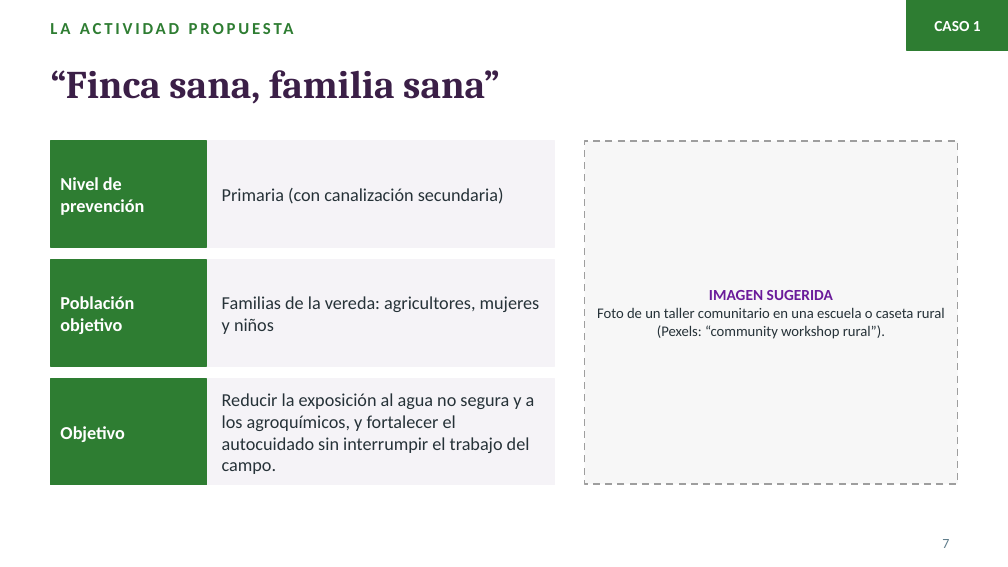
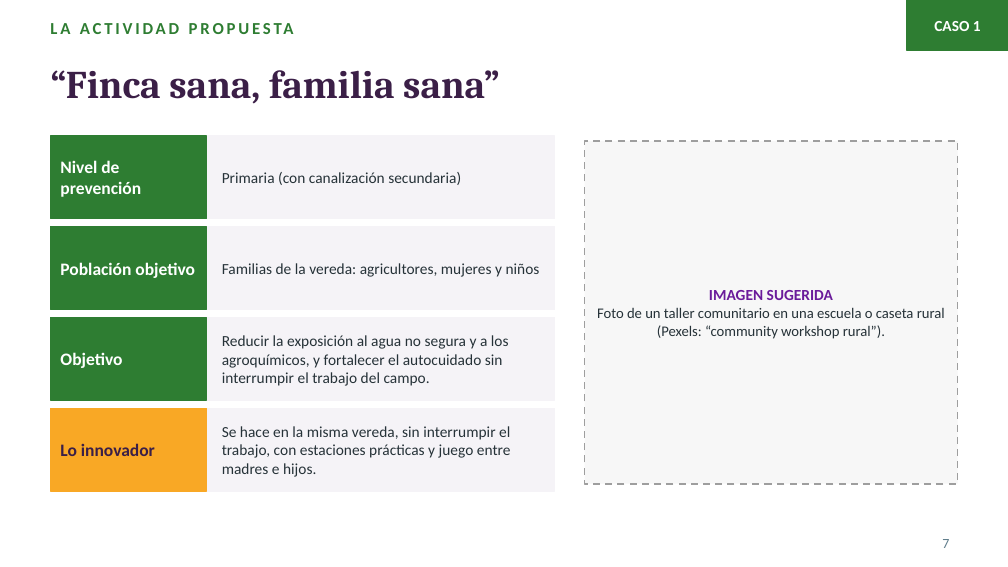
Before and after one commit to leyezminvari-tech/ESPECIALIZACI-N-, a slide deck: slide 7 of Actividades/Semana8_Presentacion_Canva.pptx. Drawn at 1008x567 pixels with LibreOffice and Linux fonts; fonts in the diff are those of the drawing. Boxes give left, top, right and bottom in pixels: in the first picture for what was removed or moved away, otherwise in the second. Text is boxed around its words. In the diff, an @@ line names an element or a change of style, - is before the commit and + after.

```diff
--- a/Actividades/Semana8_Presentacion_Canva.pptx
+++ b/Actividades/Semana8_Presentacion_Canva.pptx
@@ rectangle resized from (x1=50, y1=141, x2=554, y2=247) to (x1=50, y1=136, x2=554, y2=219) @@
@@ rectangle resized from (x1=50, y1=141, x2=207, y2=247) to (x1=50, y1=136, x2=207, y2=219) @@
@@ rectangle resized from (x1=50, y1=260, x2=554, y2=366) to (x1=50, y1=227, x2=554, y2=309) @@
@@ rectangle resized from (x1=50, y1=260, x2=207, y2=366) to (x1=50, y1=227, x2=207, y2=309) @@
@@ text "Población objetivo" moved from (x1=60, y1=296, x2=134, y2=334) to (x1=60, y1=262, x2=195, y2=278) @@
@@ text "Familias de la vereda: agricultores, ..." moved from (x1=222, y1=296, x2=540, y2=334) to (x1=222, y1=263, x2=540, y2=277) @@
@@ rectangle resized from (x1=50, y1=379, x2=554, y2=485) to (x1=50, y1=318, x2=554, y2=400) @@
@@ rectangle resized from (x1=50, y1=379, x2=207, y2=485) to (x1=50, y1=318, x2=207, y2=400) @@
@@ size 13 to 12.5 pt in 3 elements at (x1=60, y1=160, x2=141, y2=197), (x1=60, y1=262, x2=195, y2=278), (x1=60, y1=352, x2=122, y2=368) @@
@@ text "Objetivo" moved from (x1=60, y1=426, x2=125, y2=442) to (x1=60, y1=352, x2=122, y2=368) @@
@@ size 13 to 11 pt in 3 elements at (x1=222, y1=172, x2=461, y2=185), (x1=222, y1=263, x2=540, y2=277), (x1=222, y1=335, x2=509, y2=386) @@
@@ text "Reducir la exposición al agua ..." moved from (x1=222, y1=393, x2=535, y2=474) to (x1=222, y1=335, x2=509, y2=386) @@
@@ rectangle added at (x1=50, y1=408, x2=554, y2=491), fill #F5F3F7, outline #F5F3F7 1 pt @@
@@ rectangle added at (x1=50, y1=408, x2=207, y2=491), fill #F9A825, outline #F9A825 1 pt @@
@@ text added at (x1=60, y1=443, x2=155, y2=456), 12.5 pt, text #3B1F47, bold @@
+Lo innovador
@@ text added at (x1=222, y1=426, x2=511, y2=477), 11 pt, text #263238 @@
+Se hace en la misma vereda, sin interrumpir el trabajo, con estaciones prácticas y juego entre madres e hijos.
```
Also in this commit, not shown: 13 other slides changed, 3 slides added, 2 other files.
